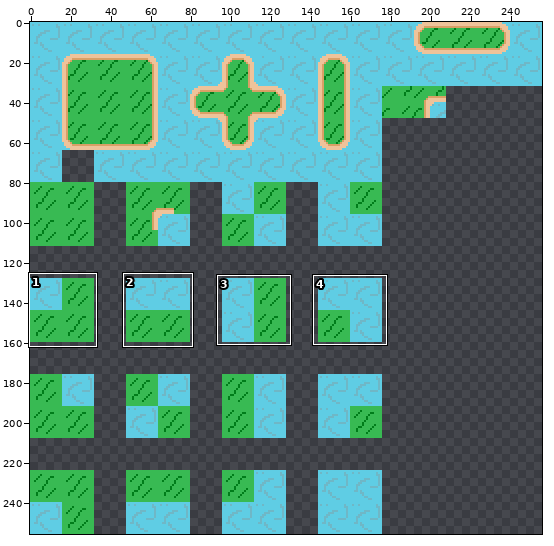
One commit to this pixel-art file: textures/land_tilemap.aseprite. Above: a wide view before the commit, with the close-up outlined.
Close-up. Old version:
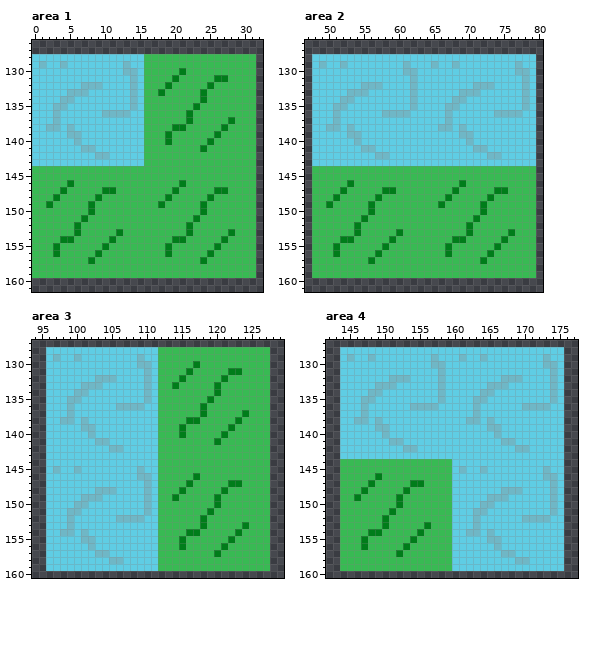
256x256 pixels, 1 frame. Shown: area 1: x 0..32, y 126..161; area 2: x 47..80, y 126..161; area 3: x 94..129, y 127..160; area 4: x 142..177, y 127..160. The commit also changed other parts of the picture, which this record leaves out.
Once edited:
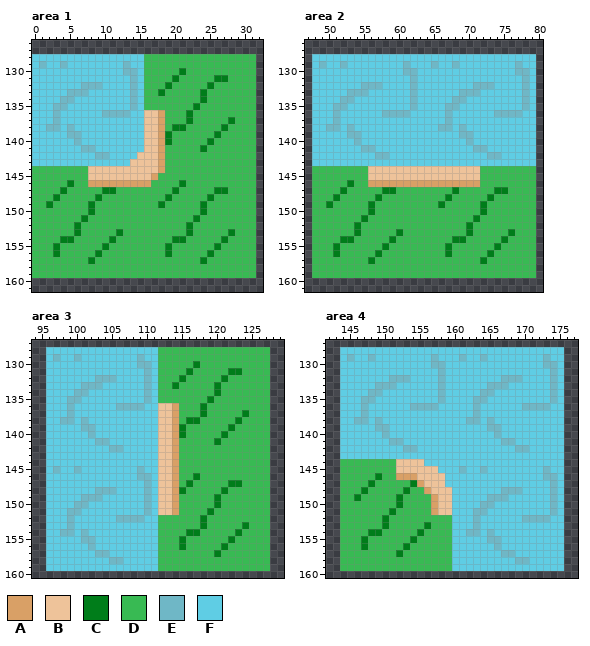
Palette (. is transparent): A #d9a066  B #eec39a  C #007d1a  D #38ba53  E #6fb7c6  F #5fcde4
Diff:
Area 1:
Colour A replaces colour D in rows 136 to 144 at x 18; in row 145 at x 17; in row 146 at x 8 to 16.
Colour B replaces colour D in rows 136 to 143 at x 16 to 17; in row 144 at x 8 to 17; in row 145 at x 8 to 16.
Colour B replaces colour F in row 142 at x 15; in row 143 at x 14 to 15.
Area 2:
Colour A replaces colour C in row 146 at x 69.
Colour A replaces colour D in row 146 at x 56 to 68 and 70 to 71.
Colour B replaces colour D in rows 144 to 145 at x 56 to 71.
Area 3:
Colour A replaces colour C in row 149 at x 114.
Colour A replaces colour D in rows 136 to 148 at x 114; in rows 150 to 151 at x 114.
Colour B replaces colour D in rows 136 to 151 at x 112 to 113.
Area 4:
Colour A replaces colour C in row 147 at x 155.
Colour A replaces colour D in row 146 at x 152 to 154; in row 148 at x 156; in rows 149 to 151 at x 157.
Colour B replaces colour D in row 144 at x 152 to 155; in row 145 at x 152 to 157; in row 146 at x 155 to 158; in row 147 at x 156 to 158; in row 148 at x 157 to 159; in rows 149 to 151 at x 158 to 159.
Colour F replaces colour D in row 144 at x 156 to 159; in row 145 at x 158 to 159; in rows 146 to 147 at x 159.
Boxes around the changes in both close-ups, in picture pixels (x1, y1, x2, y2):
changed: (88, 110, 165, 187)
changed: (368, 166, 480, 187)
changed: (158, 403, 179, 515)
changed: (396, 459, 452, 515)
